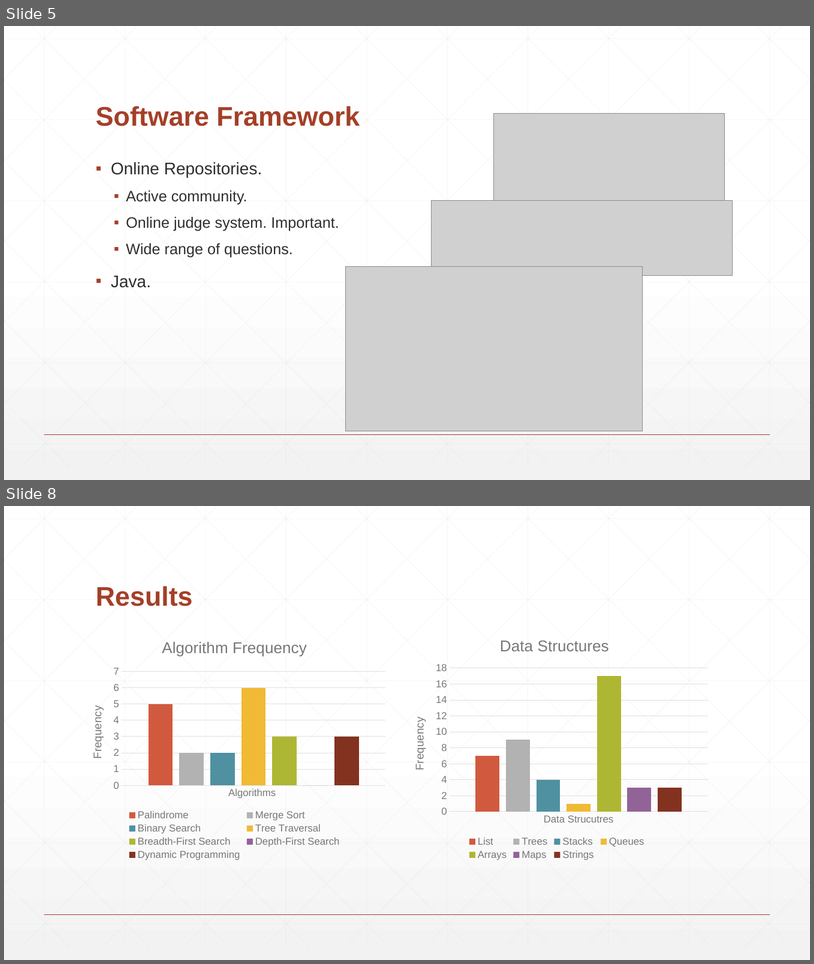
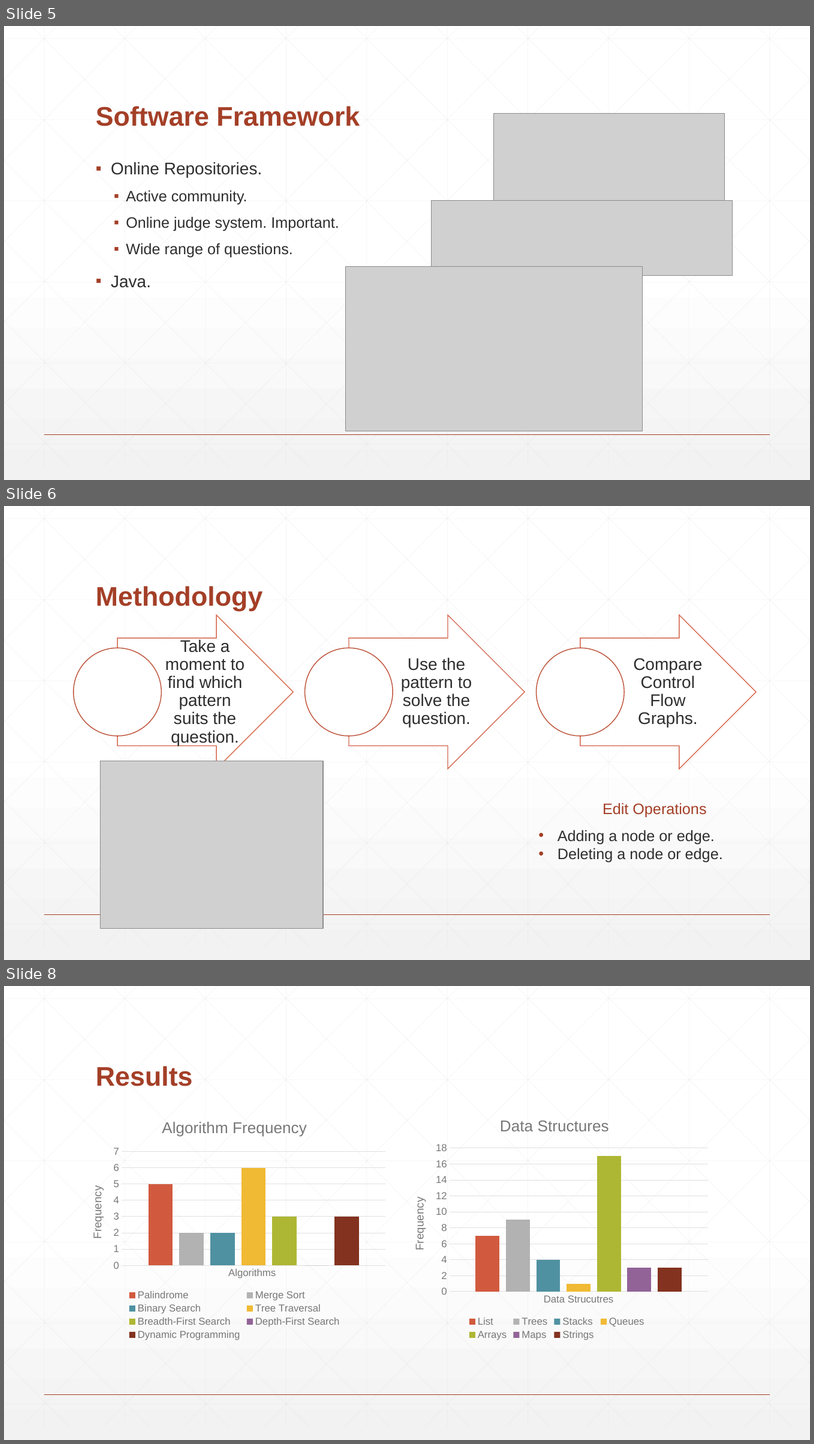
Before and after one commit to Demostroyer/interview-project, a slide deck: presentation/New Thesis Presentation.pptx. Shown one above the other, each under a label of ours: slides 5 and 8 before the commit, slides 5, 6 and 8 after it; the slides between them are not shown. The pictures are 814x964 and 814x1444 pixels, drawn with LibreOffice and Linux fonts; fonts in the diff are those of the drawing; grey boxes stand for pictures. Boxes give left, top, right and bottom in pixels: in the first picture for what was removed or moved away, otherwise in the second. Text is boxed around its words. In the diff, an @@ line names an element or a change of style, - is before the commit and + after.

```diff
--- a/presentation/New Thesis Presentation.pptx
+++ b/presentation/New Thesis Presentation.pptx
@@ slide 6 added at bbox=[4, 506, 810, 960], background gradient #FFFFFF to #F2F2F2; not listed: 47 template elements that a slide beside it also shows @@
@@ title added at bbox=[96, 586, 263, 611], 32 pt, text #A43F27, bold @@
+Methodology
@@ group added at bbox=[74, 615, 756, 769]: 3 right arrows, 3 texts, 3 ellipses @@
+Take a moment to find which pattern suits the question.
+Use the pattern to solve the question.
+Compare Control Flow Graphs.
@@ picture added at bbox=[100, 760, 323, 928] @@
@@ text added at bbox=[603, 802, 707, 817], 18 pt, text #A43F27 @@
+Edit Operations
@@ text added at bbox=[558, 829, 723, 862], 18 pt, text #2D2E2D @@
+• Adding a node or edge.
+• Deleting a node or edge.
```
Also in this commit, not shown: 2 slides changed, 1 other slide added, 2 slides removed.
